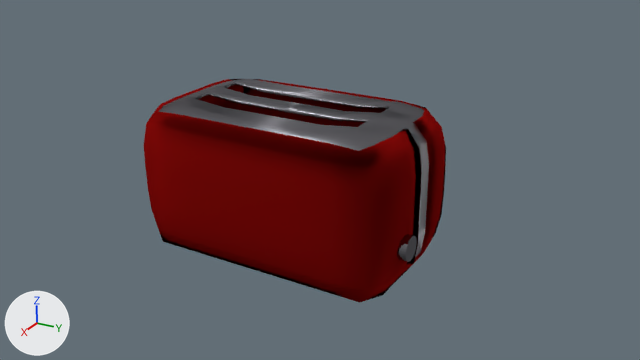
The Blender file 01-Models/el-Toaster.blend as it was, and as the next commit left it.
One viewpoint serves both versions: the file's camera 'Camera'. Lighting does not change. The marker at lower left points along +X, +Y and +Z.
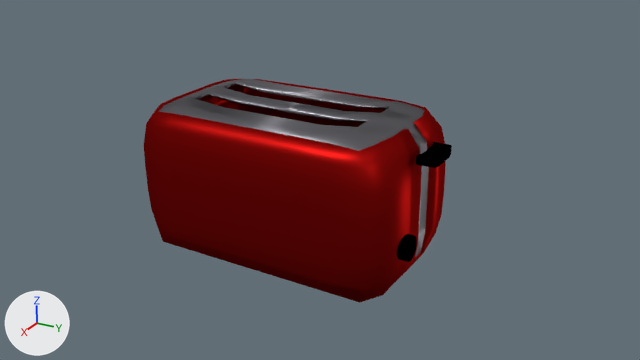
Edits to the bpy script that builds the scene:
```text
Change mat_material_001:
    where n0 = _N.new('ShaderNodeOutputMaterial'); n0.name = 'Material Output'
    remove n1 = _N.new('ShaderNodeBsdfSheen'); n1.name = 'Velvet BSDF'
    remove n1.distribution = 'ASHIKHMIN'
    remove n1.inputs[0].default_value = (0.334, 0.00458, 0.00385, 1.0)  # 'Color', red #9c0e0d
    remove n1.inputs[1].default_value = 1.0  # 'Roughness'
    remove _L.new(n1.outputs[0], n0.inputs[0])  # 'BSDF' to 'Surface'
    add n2 = _N.new('ShaderNodeBsdfAnisotropic'); n2.name = 'Glossy BSDF'
    add n2.distribution = 'GGX'
    add n2.inputs[0].default_value = (0.334, 0.00458, 0.00385, 1.0)  # 'Color', red #9c0e0d
    add n2.inputs[1].default_value = 0.447  # 'Roughness'
    add _L.new(n2.outputs[0], n0.inputs[0])  # 'BSDF' to 'Surface'
Change mat_material_002:
    where n0 = _N.new('ShaderNodeOutputMaterial'); n0.name = 'Material Output'
    remove n1 = _N.new('ShaderNodeBsdfAnisotropic'); n1.name = 'Anisotropic BSDF'
    remove n1.distribution = 'GGX'
    remove n1.inputs[0].default_value = (0.231, 0.227, 0.25, 1.0)  # 'Color', grey #848389
    remove n1.inputs[1].default_value = 0.0  # 'Roughness'
    remove n1.inputs[2].default_value = 0.5  # 'Anisotropy'
    remove _L.new(n1.outputs[0], n0.inputs[0])  # 'BSDF' to 'Surface'
    add n2 = _N.new('ShaderNodeBsdfDiffuse'); n2.name = 'Diffuse BSDF'
    add n2.inputs[0].default_value = (0.0, 0.0, 0.0, 1.0)  # 'Color', black #000000
    add _L.new(n2.outputs[0], n0.inputs[0])  # 'BSDF' to 'Surface'
Add mat_material_003:
    mat_material_003 = diffuse_material('Material.003')
    mat_material_003.base_color = (0.000515, 0.000515, 0.000515)  # black #020202
Add me_cube_002:
    me_cube_002.from_pydata(...)  # 20 vertices, 18 faces; spans x -0.521..0.659, y -0.761..0.55, z -0.59..0.59
    me_cube_002.polygons.foreach_set('use_smooth', [True] * 18)
    me_cube_002.materials.append(mat_material_003)  # black #020202
Add ob_cube_002:
    ob_cube_002 = bpy.data.objects.new('Cube.002', me_cube_002)
    ob_cube_002.location = (-0.22, 4.47, 3.97)
    ob_cube_002.scale = (1.0, 0.44, 0.206)
```

Where the change shows, as pixel boxes (x1, y1, x2, y2) in the pictures (640 x 360 px):
'Cube.001', recoloured
    both: (144, 79, 446, 302)
'Cube.002', added (black)
    after: (416, 142, 452, 168)
'Cylinder', recoloured
    both: (397, 234, 417, 262)
